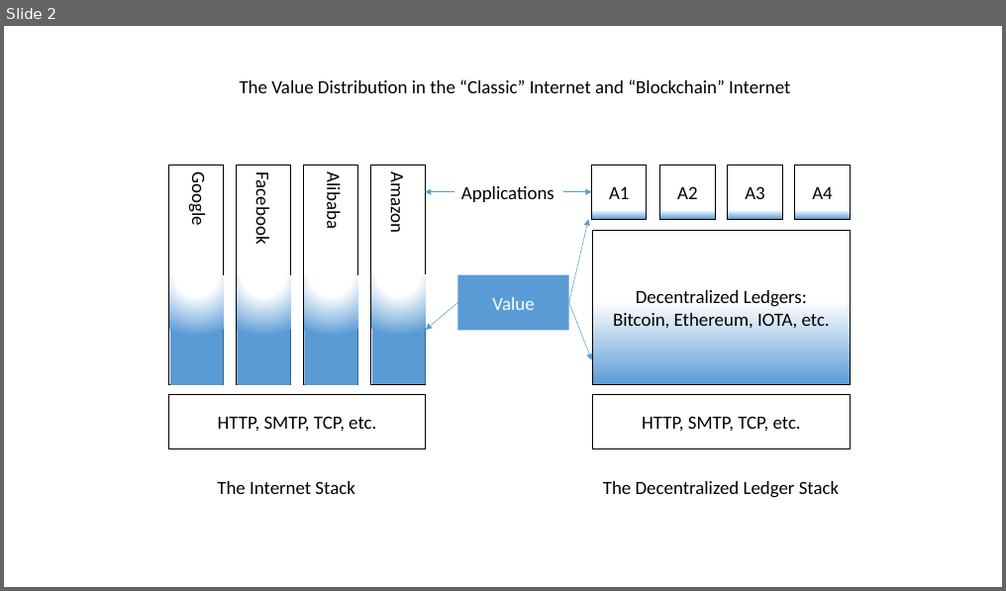
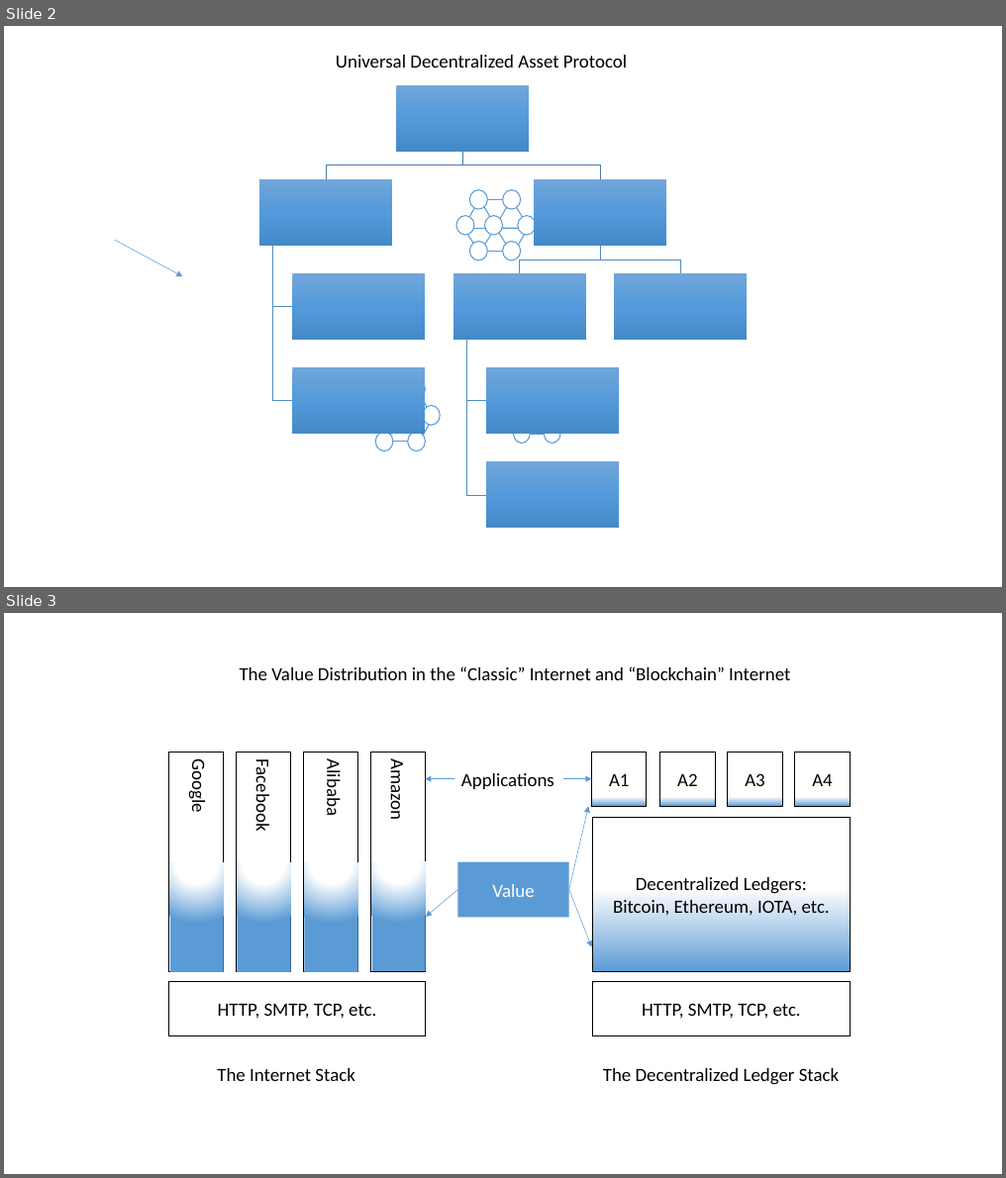
Before and after one commit to udap/udap.github.io, a slide deck: whitepapers/media/Internet of Asset.pptx. Shown one above the other, each under a label of ours: slide 2 before the commit, slides 2 and 3 after it. The pictures are 1006x591 and 1006x1178 pixels, drawn with LibreOffice and Linux fonts; fonts in the diff are those of the drawing. Boxes give left, top, right and bottom in pixels: in the first picture for what was removed or moved away, otherwise in the second. Text is boxed around its words. In the diff, an @@ line names an element or a change of style, - is before the commit and + after.

```diff
--- a/whitepapers/media/Internet of Asset.pptx
+++ b/whitepapers/media/Internet of Asset.pptx
@@ slide 2 added at [4,26,1002,587], background #FFFFFF @@
@@ text added at [336,55,627,68], 18 pt, text #000000 @@
+Universal Decentralized Asset Protocol
@@ arrow added from (115, 240) to (183, 276), #5B9BD5 0.5 pt @@
@@ group added at [456,190,536,261]: 7 ellipses, 4 triangles, 2 lines @@
@@ group added at [259,85,746,529]: 9 rectangles, 8 freeform shapes @@
@@ group added at [501,374,574,444]: 7 ellipses, 4 triangles, 2 lines @@
@@ group added at [362,379,440,452]: 7 ellipses, 4 triangles, 2 lines @@
@@ what was slide 2 is now slide 3 @@
```
Also in this commit, not shown: 1 other file.
